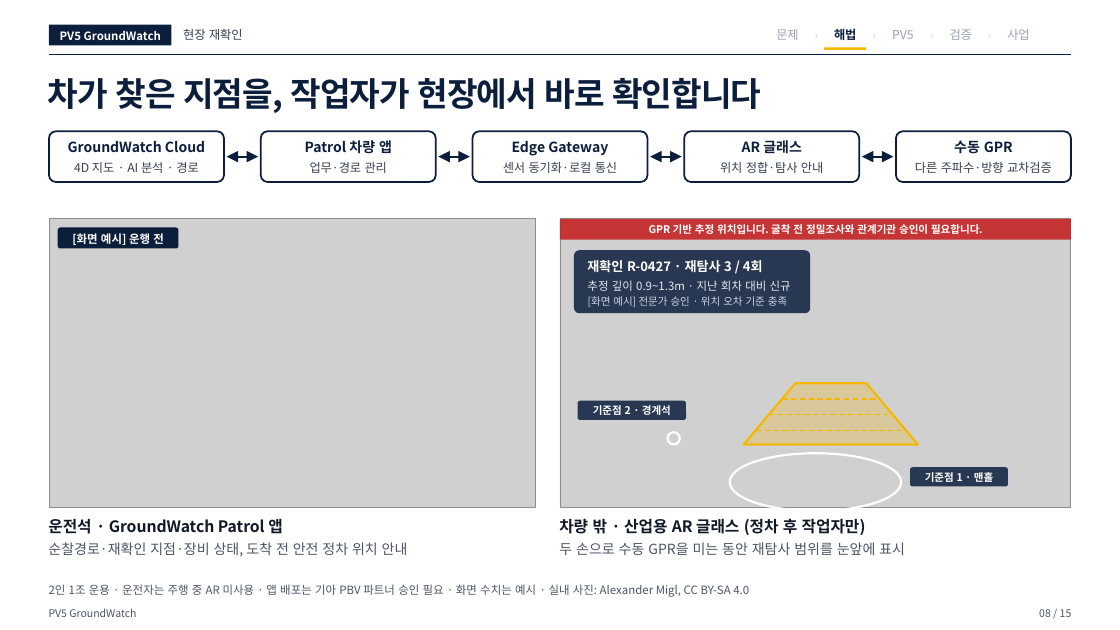
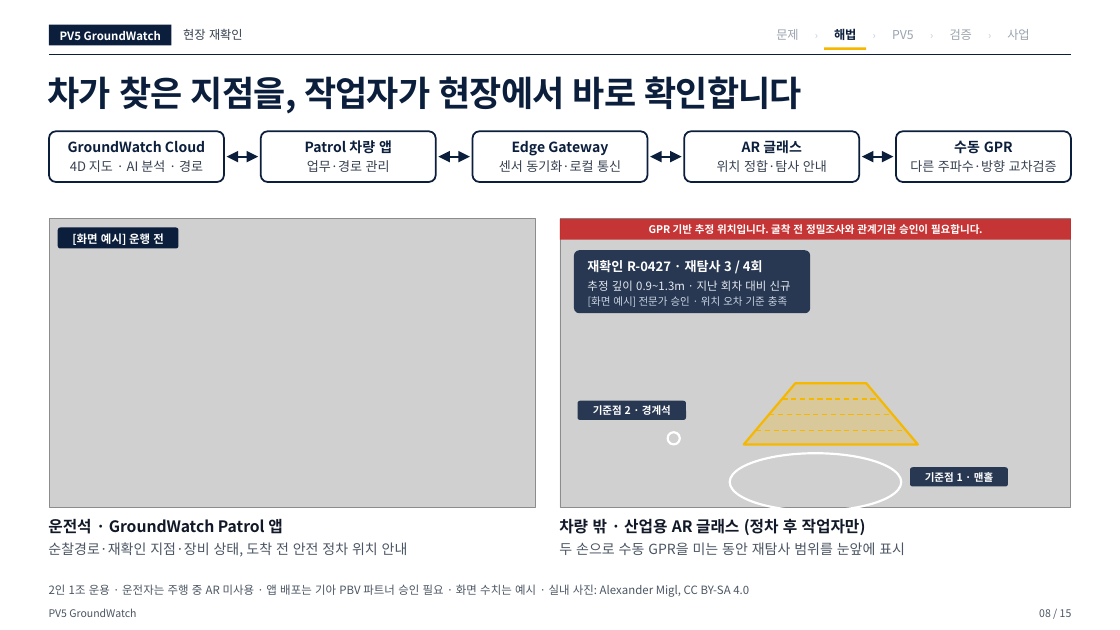
Before and after one commit to woojin-choe/pv5-hose-lab, a slide deck: slide 8 of ppt_all/PV5_GroundWatch_10_23.pptx. Drawn at 1120x630 pixels with LibreOffice and Linux fonts; fonts in the diff are those of the drawing; grey boxes stand for pictures. Boxes give left, top, right and bottom in pixels: in the first picture for what was removed or moved away, otherwise in the second. Text is boxed around its words. In the diff, an @@ line names an element or a change of style, - is before the commit and + after.

```diff
--- a/ppt_all/PV5_GroundWatch_10_23.pptx
+++ b/ppt_all/PV5_GroundWatch_10_23.pptx
@@ text "차가 찾은 지점을, 작업자가 현장에서 ..." at [48, 76, 802, 114]: size 28.5 to 30 pt @@
@@ size 10.5 to 11.2 pt in 5 elements at [717, 160, 827, 172], [307, 160, 390, 172], [910, 160, 1057, 172], [499, 160, 621, 172], [70, 160, 203, 172] @@
```
Also in this commit, not shown: 11 other slides changed, 18 other files.
